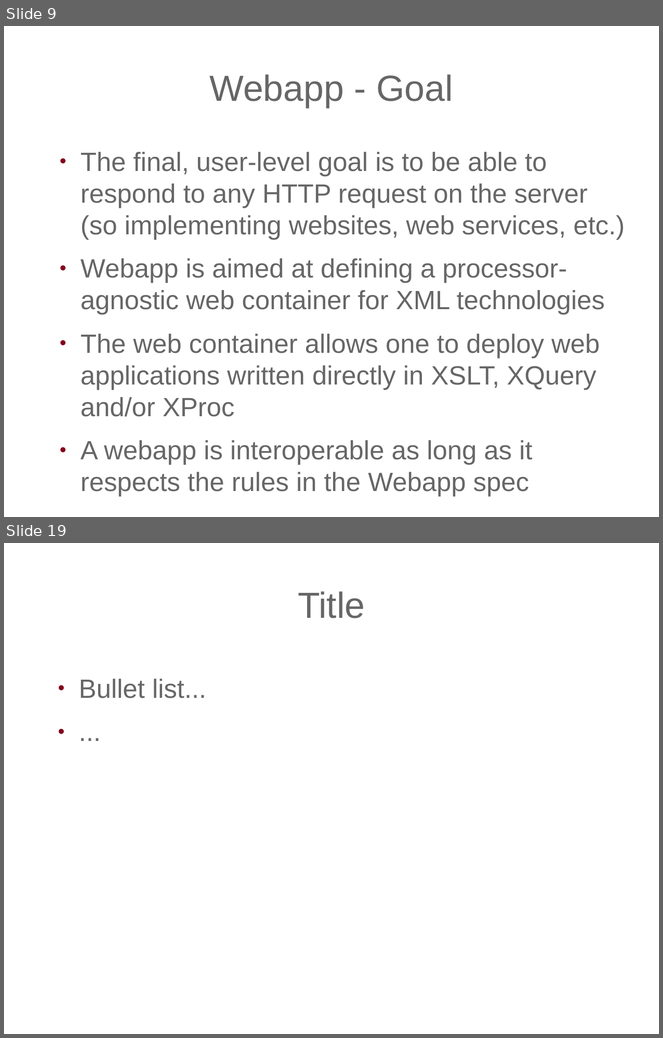
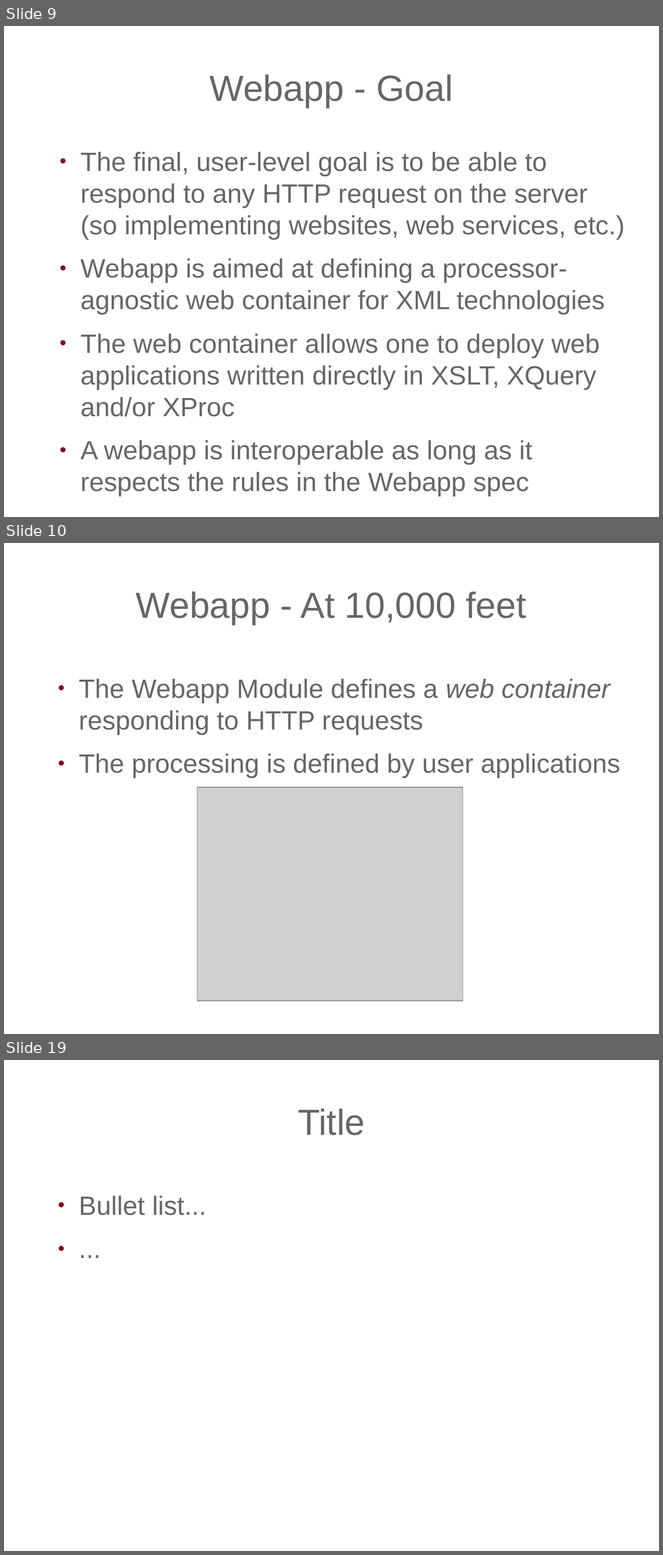
Before and after one commit to expath/expath-www, a slide deck: misc/2011-prague/presentation/fgeorges-servlex.odp. Shown one above the other, each under a label of ours: slides 9 and 19 before the commit, slides 9, 10 and 19 after it; the slides between them are not shown. The pictures are 663x1038 and 663x1555 pixels, drawn with LibreOffice and Linux fonts; fonts in the diff are those of the drawing; grey boxes stand for pictures; background and template pictures are left out. Boxes give left, top, right and bottom in pixels: in the first picture for what was removed or moved away, otherwise in the second. Text is boxed around its words. In the diff, an @@ line names an element or a change of style, - is before the commit and + after.

```diff
--- a/misc/2011-prague/presentation/fgeorges-servlex.odp
+++ b/misc/2011-prague/presentation/fgeorges-servlex.odp
@@ slide 10 added at <box>4,543,659,1034</box>, background picture (left out) @@
@@ title added at <box>136,591,527,625</box>, 44 pt, text #666666 @@
+Webapp - At 10,000 feet
@@ text added at <box>79,679,620,779</box>, 32 pt, text #666666 @@
+● The Webapp Module defines a web container responding to HTTP requests
+● The processing is defined by user applications
@@ picture added at <box>197,787,463,1002</box> @@
```
Also in this commit, not shown: 8 slides changed, 5 other slides added, 16 slides removed, 2 other files.
